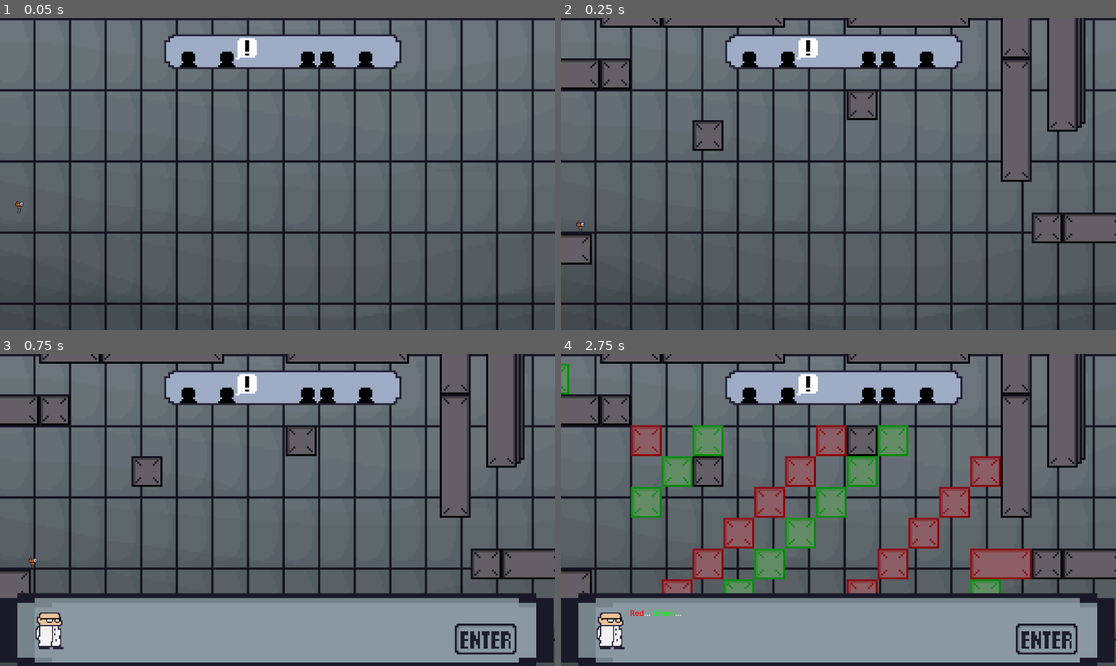
Above: before the commit, frames 1-4 (two rows, left to right).
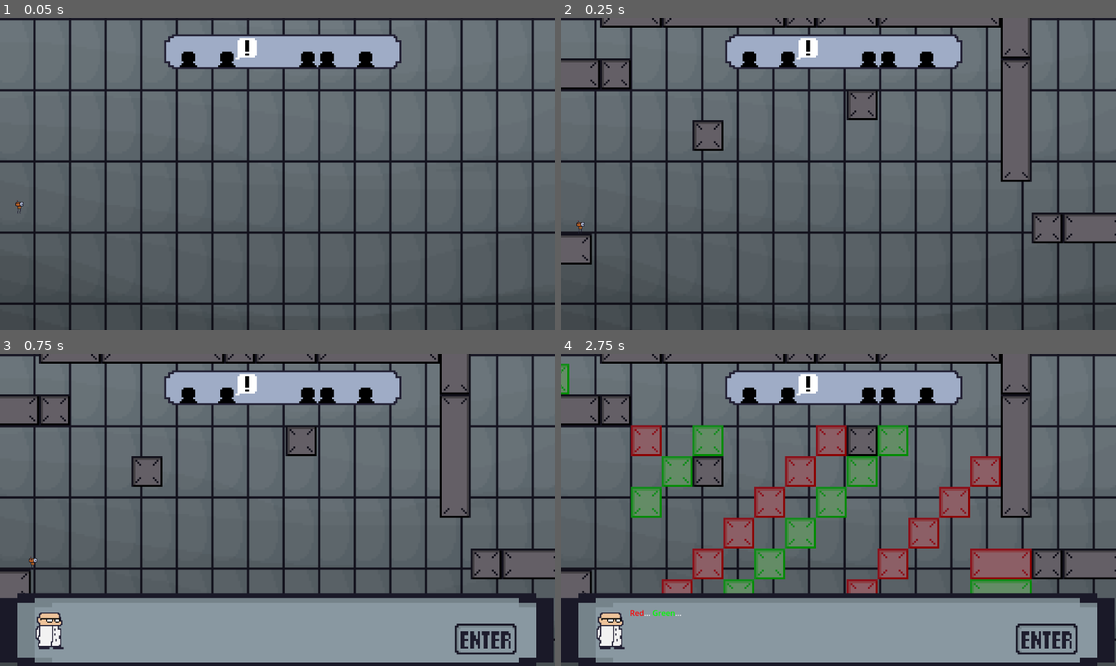
Above: after the commit, the same moments.

Repository: Gamnraa/gmtk2025
Game: Godot game, scene res://MainScene.tscn
Same seed, same stepped clock (60 frames per second), same inputs: the game is played once before the commit and once after it.
Inputs:
- Up to frame 1 (0.05 s): no input
- Up to frame 2 (0.25 s): no input
- Up to frame 3 (0.75 s): tap Enter (enter) at 0.5, 0.6 s; hold D (right) from 0.53 s (still down)
- Up to frame 4 (2.75 s): tap Space (jump) at 0.77, 1.52 s; tap Enter (enter) at 1.35, 2.1 s; release D (right) at 2.03 s; hold A (left) from 2.03 s (still down)

Frame 1 is identical in both runs. In frame 2, 1.6% of the frame differs, in the area x 40-95%, y 0-37%; in frame 3, 1.6%; in frame 4, 1.8%, in the area x 40-95%, y 0-77%.

Commit message:
Update 2_1.tscn

Diff:
--- a/Nodes/Levels/2_1.tscn
+++ b/Nodes/Levels/2_1.tscn
@@ -20,10 +20,6 @@
 position = Vector2(288, -512)
 color = 2
 
-[node name="PlatformBig" parent="." instance=ExtResource("1_yrng4")]
-position = Vector2(1536, -688)
-rotation = 1.5708
-
 [node name="PlatformMedium" parent="." instance=ExtResource("3_m5mcx")]
 position = Vector2(-544, -640)
 
@@ -32,7 +28,7 @@
 color = 1
 
 [node name="PlatformBig3" parent="." instance=ExtResource("1_yrng4")]
-position = Vector2(864, -896)
+position = Vector2(992, -896)
 
 [node name="PlatformSmall" parent="." instance=ExtResource("1_8h5j3")]
 position = Vector2(160, -128)
@@ -50,10 +46,6 @@
 position = Vector2(416, 128)
 color = 2
 
-[node name="PlatformBig4" parent="." instance=ExtResource("1_yrng4")]
-position = Vector2(1520, -672)
-rotation = 1.5708
-
 [node name="PlatformSmall8" parent="." instance=ExtResource("1_8h5j3")]
 position = Vector2(-96, 128)
 color = 0
@@ -61,10 +53,6 @@
 [node name="PlatformBig5" parent="." instance=ExtResource("1_yrng4")]
 position = Vector2(96, -896)
 
-[node name="PlatformBig6" parent="." instance=ExtResource("1_yrng4")]
-position = Vector2(1504, -656)
-rotation = 1.5708
-
 [node name="PlatformSmall9" parent="." instance=ExtResource("1_8h5j3")]
 position = Vector2(160, 128)
 color = 1
@@ -113,10 +101,6 @@
 
 [node name="PlatformMedium6" parent="." instance=ExtResource("3_m5mcx")]
 position = Vector2(1632, 0)
-
-[node name="PlatformBig2" parent="." instance=ExtResource("1_yrng4")]
-position = Vector2(1312, -960)
-rotation = 1.5708
 
 [node name="PlatformBig7" parent="." instance=ExtResource("1_yrng4")]
 position = Vector2(1312, -448)
@@ -170,10 +154,6 @@
 position = Vector2(1056, 0)
 color = 2
 
-[node name="PlatformSmall31" parent="." instance=ExtResource("1_8h5j3")]
-position = Vector2(1184, 128)
-color = 1
-
 [node name="PlatformSmall32" parent="." instance=ExtResource("1_8h5j3")]
 position = Vector2(1184, -128)
 color = 2
@@ -214,3 +194,17 @@
 
 [node name="PlatformSmall42" parent="." instance=ExtResource("1_8h5j3")]
 position = Vector2(672, -512)
+
+[node name="PlatformMedium4" parent="." instance=ExtResource("3_m5mcx")]
+position = Vector2(1248, 128)
+color = 1
+
+[node name="PlatformMedium7" parent="." instance=ExtResource("3_m5mcx")]
+position = Vector2(608, -896)
+
+[node name="PlatformMedium8" parent="." instance=ExtResource("3_m5mcx")]
+position = Vector2(1312, -832)
+rotation = 1.5708
+
+[node name="PlatformSmall31" parent="." instance=ExtResource("1_8h5j3")]
+position = Vector2(416, -896)
